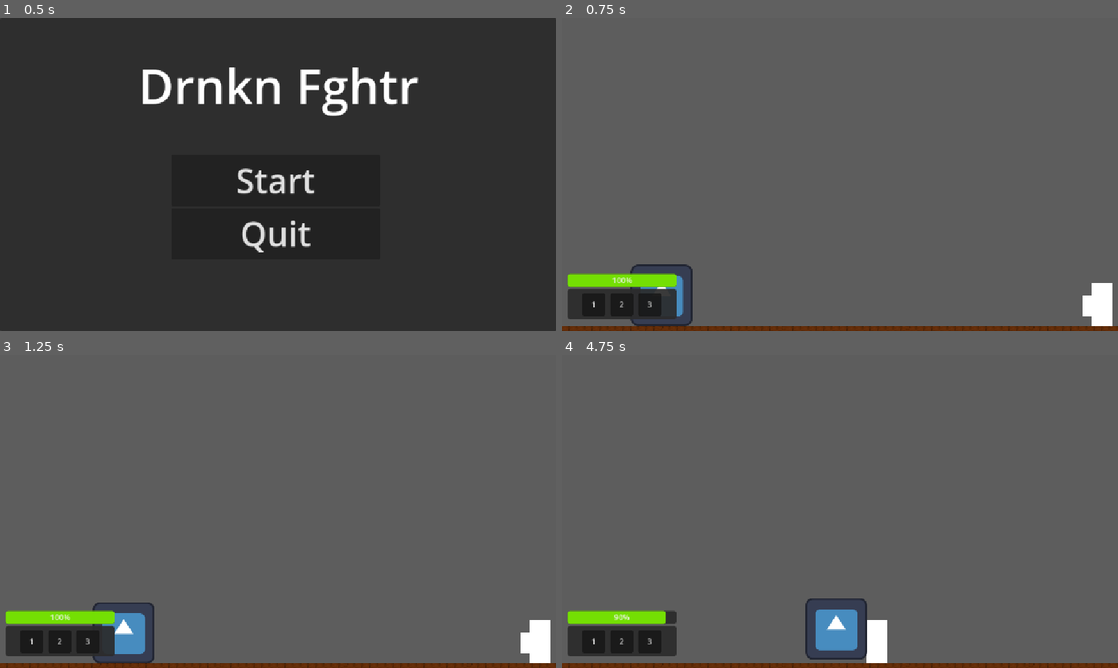
Above: before the commit, frames 1-4 (two rows, left to right).
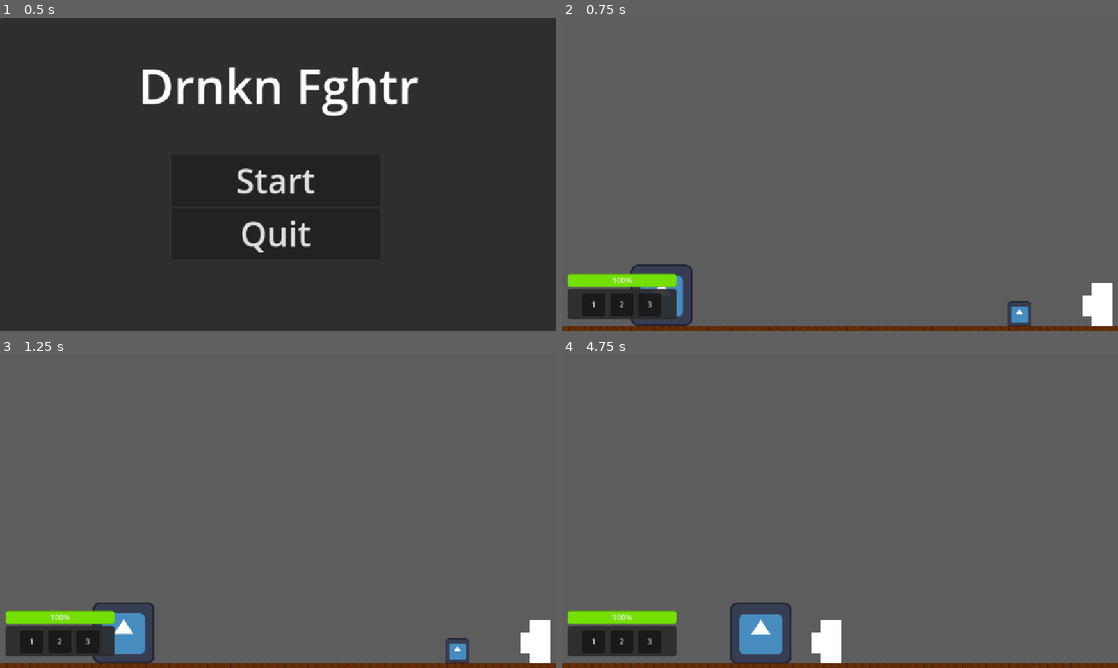
Above: after the commit, the same moments.

Repository: qzjo/Drnkn-Fghtr
Game: Godot game, scene res://start_screen.tscn
The game is run twice, just before and just after one commit, with the same random seed, the same clock (stepped at 60 frames per second) and the same inputs. The engine's default icon, where the game draws it, is replaced by a stand-in: a white triangle on a blue panel in a dark square.
Inputs:
- Up to frame 1 (0.5 s): no input
- Up to frame 2 (0.75 s): click "Start" at 0.5 s
- Up to frame 3 (1.25 s): no input
- Up to frame 4 (4.75 s): hold F (pickup, bound only before the commit) 1.28-2.03 s; hold D (move_right) 1.28-2.78 s; tap W (jump) at 1.52, 2.27, 3.77, 4.52 s; tap Q (pick_up, bound only after the commit) at 1.55, 2.1, 3.05 s; tap F (pickup, bound only before the commit) at 2.3, 3.8 s; hold F (pickup, bound only before the commit) 2.78-3.53 s; hold A (move_left) from 2.78 s (still down); tap E (punch) at 3.6 s; hold Q (pick_up, bound only after the commit) from 4.28 s (still down)

Frame 1 is identical in both runs. In frame 2, 0.3% of the frame differs, in the area x 80-85%, y 90-99%; in frame 3, 0.3%; in frame 4, 4.9%, in the area x 9-59%, y 77-99%.

Commit message:
Added script for a pickup?

Diff:
--- a/drnkn-fghtr/game.tscn
+++ b/drnkn-fghtr/game.tscn
@@ -6,7 +6,7 @@
 [ext_resource type="PackedScene" uid="uid://dcejowwb6rr5e" path="res://mainCharacter.tscn" id="2_dt1wi"]
 [ext_resource type="PackedScene" uid="uid://coumitoylgnp8" path="res://pause_screen.tscn" id="5_7lpox"]
 [ext_resource type="PackedScene" uid="uid://dalu6q0f6q38f" path="res://mob.tscn" id="6_1qwol"]
-[ext_resource type="Script" uid="uid://bo40apvrj6vs5" path="res://hotbar.gd" id="7_eow3j"]
+[ext_resource type="PackedScene" uid="uid://co2heqs6tfsuw" path="res://glass.tscn" id="7_eow3j"]
 
 [sub_resource type="TileSetAtlasSource" id="TileSetAtlasSource_k1ct2"]
 texture = ExtResource("1_bh7tu")
@@ -147,14 +147,13 @@
 offset_bottom = 33.0
 theme_override_styles/background = SubResource("StyleBoxFlat_ryrav")
 theme_override_styles/fill = SubResource("StyleBoxFlat_eow3j")
-value = 59.0
+value = 100.0
 
 [node name="Hotbar" type="Control" parent="."]
 layout_mode = 3
 anchors_preset = 0
 offset_right = 40.0
 offset_bottom = 40.0
-script = ExtResource("7_eow3j")
 
 [node name="Background" type="Panel" parent="Hotbar"]
 modulate = Color(1, 1, 1, 0.929412)
@@ -224,4 +223,8 @@
 horizontal_alignment = 1
 vertical_alignment = 1
 
+[node name="Glass" parent="." instance=ExtResource("7_eow3j")]
+position = Vector2(947, 613)
+
+[editable path="Character"]
 [editable path="Mob"]
--- /dev/null
+++ b/drnkn-fghtr/glass.gd
@@ -0,0 +1,22 @@
+extends RigidBody2D
+
+@onready var character: Player = $"../Character"
+var inArea = false
+@onready var sprite_2d: Sprite2D = $"../Character/Sprite2D"
+var follow: Sprite2D
+
+func _ready() -> void:
+	follow = sprite_2d
+
+func _on_area_2d_body_entered(body: Node2D) -> void:
+	inArea = true # Replace with function body.
+
+
+func _on_area_2d_body_exited(body: Node2D) -> void:
+	inArea = false # Replace with function body.
+
+
+func _process(delta: float) -> void:
+	if inArea and Input.is_action_just_pressed("pick_up"):
+		print("Added " + name )
+		queue_free()
--- /dev/null
+++ b/drnkn-fghtr/glass.tscn
@@ -0,0 +1,30 @@
+[gd_scene load_steps=5 format=3 uid="uid://co2heqs6tfsuw"]
+
+[ext_resource type="Texture2D" uid="uid://bumh8t8a1noii" path="res://icon.svg" id="1_fvmfx"]
+[ext_resource type="Script" uid="uid://renasxcy0k2" path="res://glass.gd" id="1_ykn3o"]
+
+[sub_resource type="RectangleShape2D" id="RectangleShape2D_fvmfx"]
+
+[sub_resource type="RectangleShape2D" id="RectangleShape2D_ykn3o"]
+size = Vector2(20, 23.9865)
+
+[node name="Glass" type="RigidBody2D"]
+script = ExtResource("1_ykn3o")
+
+[node name="Sprite2D" type="Sprite2D" parent="."]
+scale = Vector2(0.4, 0.4)
+texture = ExtResource("1_fvmfx")
+
+[node name="CollisionShape2D" type="CollisionShape2D" parent="."]
+scale = Vector2(2.65482, 2.55838)
+shape = SubResource("RectangleShape2D_fvmfx")
+
+[node name="Area2D" type="Area2D" parent="."]
+
+[node name="area" type="CollisionShape2D" parent="Area2D"]
+position = Vector2(0, -80.5)
+scale = Vector2(8.88, 8.88)
+shape = SubResource("RectangleShape2D_ykn3o")
+
+[connection signal="body_entered" from="Area2D" to="." method="_on_area_2d_body_entered"]
+[connection signal="body_exited" from="Area2D" to="." method="_on_area_2d_body_exited"]
--- a/drnkn-fghtr/hotbar.gd
+++ /dev/null
@@ -1 +0,0 @@
-class_name hotbar extends Control
--- a/drnkn-fghtr/mainCharacter.tscn
+++ b/drnkn-fghtr/mainCharacter.tscn
@@ -100,7 +100,7 @@
 &"punch": SubResource("Animation_ho0uc")
 }
 
-[node name="Character" type="CharacterBody2D"]
+[node name="Character" type="CharacterBody2D" groups=["Player"]]
 script = ExtResource("1_ef64n")
 
 [node name="Body" type="Sprite2D" parent="."]
--- a/drnkn-fghtr/main_character.gd
+++ b/drnkn-fghtr/main_character.gd
@@ -49,7 +49,7 @@
 	if event.is_action_pressed("punch"):  # Check if the attack button is pressed
 		punch()
 
-	if event.is_action_pressed("pickup"):
+	if event.is_action_pressed("pick_up"):
 		$AnimationPlayer.play("punch")
 		print("picked")
 
--- a/drnkn-fghtr/mob.gd
+++ b/drnkn-fghtr/mob.gd
@@ -1,7 +1,7 @@
 class_name Mob extends CharacterBody2D
 
 @onready var target = $"../Character"
-var health: int = 100
+@export var health: int = 100
 const speed = 100.0
 @onready var hitbox: Area2D = $Hitbox
 @onready var knockbackPower: int = 500
@@ -26,9 +26,9 @@
 	move_and_slide()
 
 func take_damage(amount: int):
+	health -= 100
 	if is_dead:
 		return
-	health -= 100
 	print("Mob took", amount, "damage! Health:", health)
 
 	if health <= 0:
--- a/drnkn-fghtr/project.godot
+++ b/drnkn-fghtr/project.godot
@@ -58,7 +58,12 @@
 "events": [Object(InputEventKey,"resource_local_to_scene":false,"resource_name":"","device":-1,"window_id":0,"alt_press …(192 unchanged characters)…
 ]
 }
-pickup={
+pick_up={
+"deadzone": 0.2,
+"events": [Object(InputEventKey,"resource_local_to_scene":false,"resource_name":"","device":-1,"window_id":0,"alt_pressed":false,"shift_pressed":false,"ctrl_pressed":false,"meta_pressed":false,"pressed":false,"keycode":0,"physical_keycode":81,"key_label":0,"unicode":113,"location":0,"echo":false,"script":null)
+]
+}
+throw={
 "deadzone": 0.2,
 "events": [Object(InputEventKey,"resource_local_to_scene":false,"resource_name":"","device":-1,"window_id":0,"alt_press …(192 unchanged characters)…
 ]
Not shown, added: drnkn-fghtr/glass.gd.uid
Not shown, removed: drnkn-fghtr/hotbar.gd.uid
Not shown, added: drnkn-fghtr/glass.tscn6524426780.tmp
Not shown, added: drnkn-fghtr/glass.tscn6543344206.tmp
